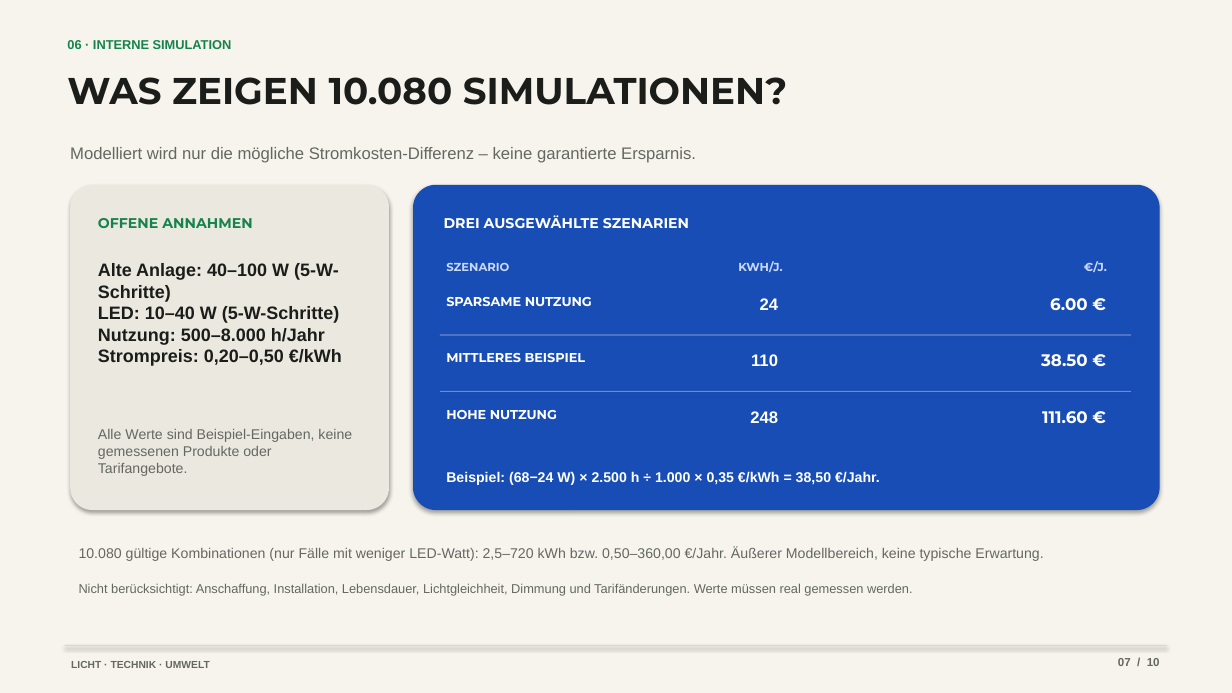
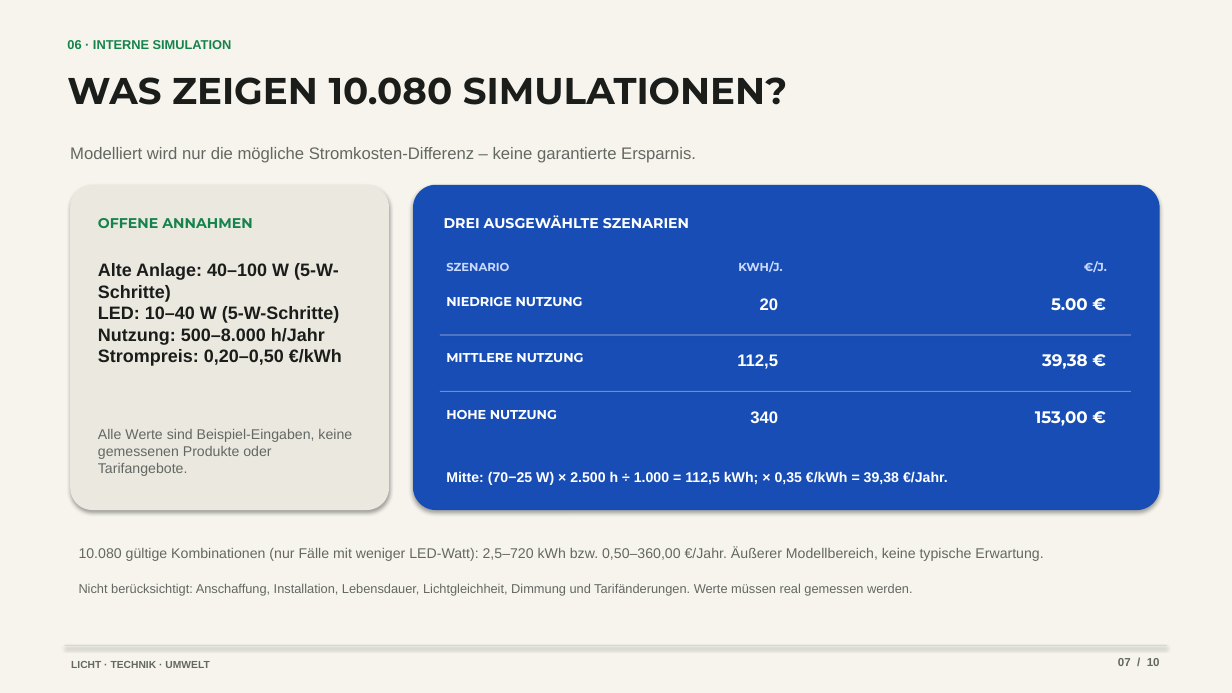
Before and after one commit to tom948899-jpg/Eulen-AGI-v1, a slide deck: slide 7 of leuchtstofflampen-praesentation.pptx. Drawn at 1232x693 pixels with LibreOffice and Linux fonts; fonts in the diff are those of the drawing. Boxes give left, top, right and bottom in pixels: in the first picture for what was removed or moved away, otherwise in the second. Text is boxed around its words. In the diff, an @@ line names an element or a change of style, - is before the commit and + after.

```diff
--- a/leuchtstofflampen-praesentation.pptx
+++ b/leuchtstofflampen-praesentation.pptx
@@ text at <box>446,297,583,306</box>: text changed @@
-SPARSAME NUTZUNG
+NIEDRIGE NUTZUNG
@@ text at <box>760,298,779,310</box>: text changed @@
-24
+20
@@ text at <box>1051,298,1088,311</box>: text changed @@
-6.00 €
+5.00 €
@@ text at <box>446,353,583,362</box>: text changed @@
-MITTLERES BEISPIEL
+MITTLERE NUTZUNG
@@ text at <box>737,354,778,369</box>: text changed @@
-110
+112,5
@@ text at <box>1042,354,1088,369</box>: text changed @@
-38.50 €
+39,38 €
@@ text at <box>750,411,778,423</box>: text changed @@
-248
+340
@@ text at <box>1035,411,1088,426</box>: text changed @@
-111.60 €
+153,00 €
@@ text at <box>446,471,948,485</box>: text changed @@
-Beispiel: (68−24 W) × 2.500 h ÷ 1.000 × 0,35 €/kWh = 38,50 €/Jahr.
+Mitte: (70−25 W) × 2.500 h ÷ 1.000 = 112,5 kWh; × 0,35 €/kWh = 39,38 €/Jahr.
```
Also in this commit, not shown: 1 other slide changed.
